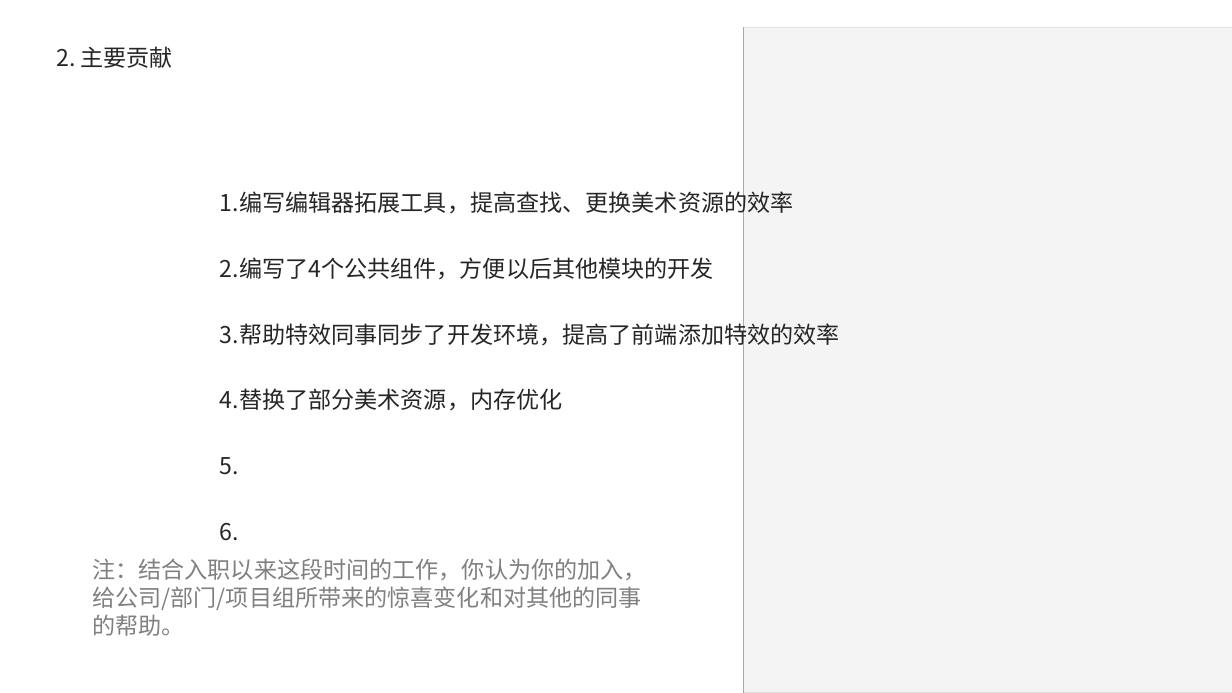
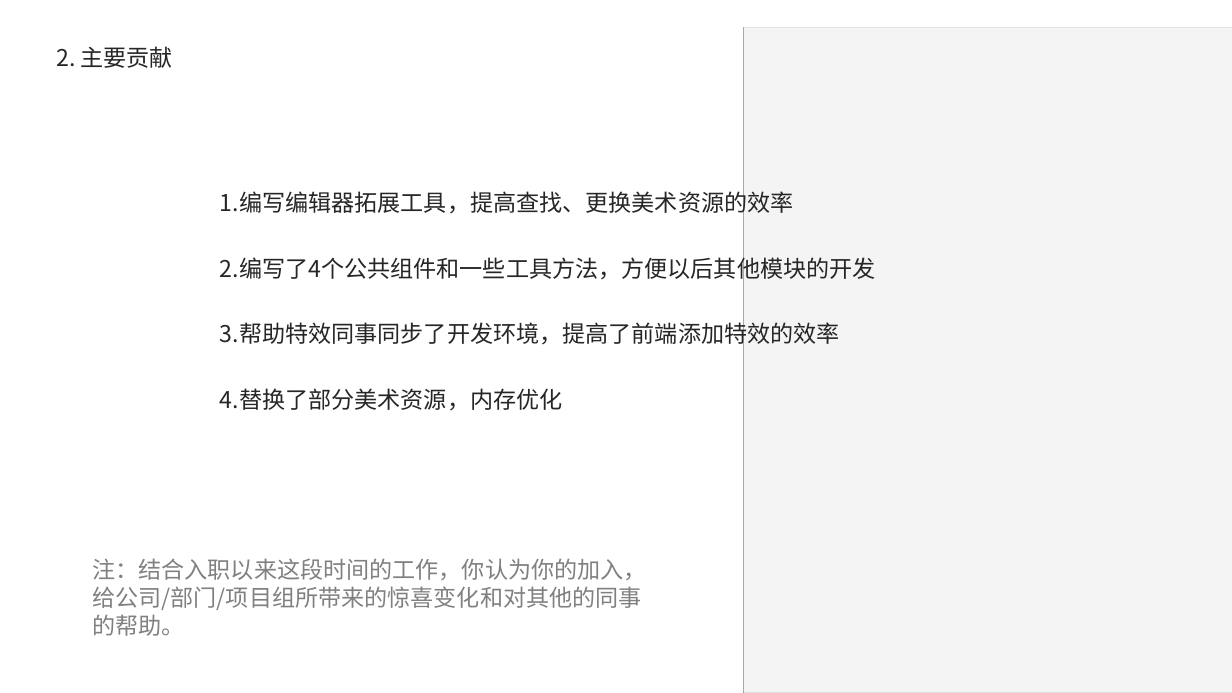
Before and after one commit to Hengle/UnityLearn-1, a slide deck: slide 4 of 转正答辩PPT_篮球前端_王祖雄.pptx. Drawn at 1232x693 pixels with LibreOffice and Linux fonts; fonts in the diff are those of the drawing; grey boxes stand for pictures; background and template pictures are left out. Boxes give left, top, right and bottom in pixels: in the first picture for what was removed or moved away, otherwise in the second. Text is boxed around its words. In the diff, an @@ line names an element or a change of style, - is before the commit and + after.

```diff
--- a/转正答辩PPT_篮球前端_王祖雄.pptx
+++ b/转正答辩PPT_篮球前端_王祖雄.pptx
@@ text at [220, 253, 876, 282]: text changed @@
-2.编写了4个公共组件，方便以后其他模块的开发
+2.编写了4个公共组件和一些工具方法，方便以后其他模块的开发
@@ text at [220, 457, 239, 541]: paragraphs removed @@
-5.
-6.
```
Also in this commit, not shown: 5 other slides changed.
